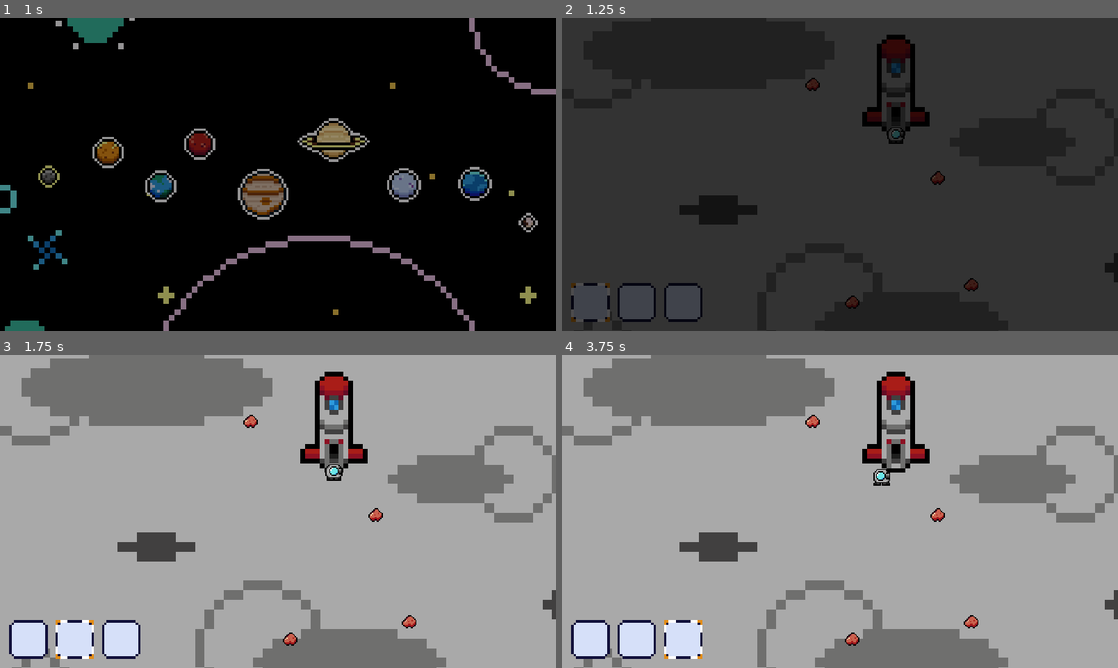
Above: before the commit, frames 1-4 (two rows, left to right).
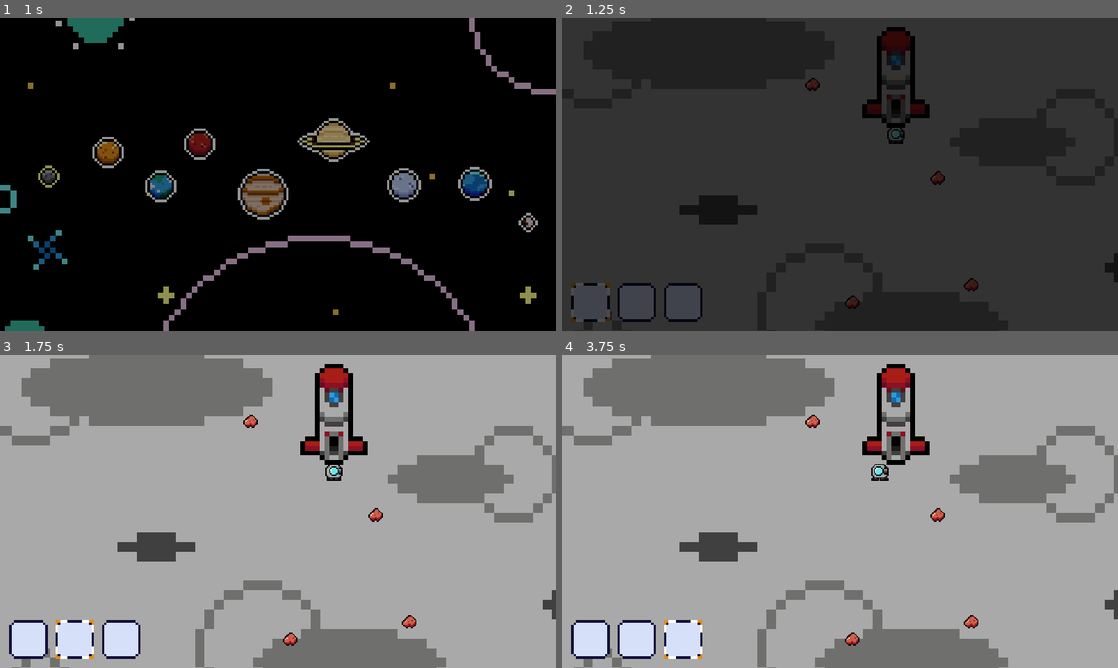
Above: after the commit, the same moments.

Repository: nntnta/Planetary-Rendezvous
Game: Godot game, scene res://main_scene/planet_select.tscn
The game is run twice, just before and just after one commit, with the same random seed, the same clock (stepped at 60 frames per second) and the same inputs.
Inputs (mouse positions are in pixels of both pictures, inside the frame that each line leads up to):
- Up to frame 1 (1 s): click (50, 177) at 0.5 s
- Up to frame 2 (1.25 s): no input
- Up to frame 3 (1.75 s): move the mouse to (400, 495) at 1.27 s; hold 1 (1) from 1.28 s (still down); tap 2 (2) at 1.55 s
- Up to frame 4 (3.75 s): tap Enter at 2, 3.5 s; move the mouse to (728, 527) at 2.02 s; release 1 (1) at 2.03 s; tap 2 (2) at 2.1 s; tap 3 (3) at 2.3 s; tap Space at 2.75 s; move the mouse to (895, 442) at 2.77 s; hold 3 (3) 2.78-3.53 s; tap A (a) at 3.05, 3.6 s; move the mouse to (812, 574) at 3.52 s

Frame 1 is identical in both runs. In frame 2, 1.3% of the frame differs, in the area x 54-67%, y 2-38%; in frame 3, 1.8%; in frame 4, 2.0%, in the area x 54-67%, y 2-42%.

Commit message:
15

Diff:
--- a/loots/florals.tscn
+++ b/loots/florals.tscn
@@ -5,6 +5,36 @@
 
 [sub_resource type="CircleShape2D" id="CircleShape2D_31cuw"]
 radius = 17.1172
+
+[sub_resource type="Animation" id="Animation_adxbh"]
+resource_name = "gettingHit"
+length = 0.8
+tracks/0/type = "value"
+tracks/0/imported = false
+tracks/0/enabled = true
+tracks/0/path = NodePath("Sprite2D:scale")
+tracks/0/interp = 1
+tracks/0/loop_wrap = true
+tracks/0/keys = {
+"times": PackedFloat32Array(0.2, 0.6),
+"transitions": PackedFloat32Array(0.297302, 0.25),
+"update": 0,
+"values": [Vector2(0.25, 0.3), Vector2(0.5, 0.1)]
+}
+tracks/1/type = "method"
+tracks/1/imported = false
+tracks/1/enabled = true
+tracks/1/path = NodePath(".")
+tracks/1/interp = 1
+tracks/1/loop_wrap = true
+tracks/1/keys = {
+"times": PackedFloat32Array(0.8),
+"transitions": PackedFloat32Array(1),
+"values": [{
+"args": [],
+"method": &"queue_free"
+}]
+}
 
 [sub_resource type="Animation" id="Animation_umpx5"]
 resource_name = "idle"
@@ -64,36 +94,6 @@
 "values": [Vector2(0.25, 0.25)]
 }
 
-[sub_resource type="Animation" id="Animation_adxbh"]
-resource_name = "gettingHit"
-length = 0.8
-tracks/0/type = "value"
-tracks/0/imported = false
-tracks/0/enabled = true
-tracks/0/path = NodePath("Sprite2D:scale")
-tracks/0/interp = 1
-tracks/0/loop_wrap = true
-tracks/0/keys = {
-"times": PackedFloat32Array(0.2, 0.6),
-"transitions": PackedFloat32Array(0.297302, 0.25),
-"update": 0,
-"values": [Vector2(0.25, 0.3), Vector2(0.5, 0.1)]
-}
-tracks/1/type = "method"
-tracks/1/imported = false
-tracks/1/enabled = true
-tracks/1/path = NodePath(".")
-tracks/1/interp = 1
-tracks/1/loop_wrap = true
-tracks/1/keys = {
-"times": PackedFloat32Array(0.8),
-"transitions": PackedFloat32Array(1),
-"values": [{
-"args": [],
-"method": &"queue_free"
-}]
-}
-
 [sub_resource type="AnimationLibrary" id="AnimationLibrary_3kg56"]
 _data = {
 "gettingHit": SubResource("Animation_adxbh"),
--- a/planets/earth/earth.tscn
+++ b/planets/earth/earth.tscn
@@ -38,6 +38,7 @@
 position = Vector2(346, 294)
 
 [node name="takeoff" type="Area2D" parent="spawn_player" groups=["takeoff"]]
+position = Vector2(0, -16)
 
 [node name="CollisionShape2D" type="CollisionShape2D" parent="spawn_player/takeoff"]
 position = Vector2(0, -32)
@@ -59,6 +60,7 @@
 region_rect = Rect2(0, 440, 640, 200)
 
 [node name="StaticBody2D" type="StaticBody2D" parent="spawn_player"]
+position = Vector2(0, -16)
 
 [node name="CollisionShape2D" type="CollisionShape2D" parent="spawn_player/StaticBody2D"]
 position = Vector2(0, -49)
--- a/planets/jupiter/jupiter.tscn
+++ b/planets/jupiter/jupiter.tscn
@@ -28,6 +28,7 @@
 position = Vector2(830, 468)
 
 [node name="takeoff" type="Area2D" parent="spawn_player" groups=["takeoff"]]
+position = Vector2(0, -16)
 
 [node name="CollisionShape2D" type="CollisionShape2D" parent="spawn_player/takeoff"]
 position = Vector2(0, -32)
@@ -49,6 +50,7 @@
 region_rect = Rect2(0, 440, 640, 200)
 
 [node name="StaticBody2D" type="StaticBody2D" parent="spawn_player"]
+position = Vector2(0, -16)
 
 [node name="CollisionShape2D" type="CollisionShape2D" parent="spawn_player/StaticBody2D"]
 position = Vector2(0, -49)
--- a/planets/mars/mars.tscn
+++ b/planets/mars/mars.tscn
@@ -31,6 +31,7 @@
 position = Vector2(624, 412)
 
 [node name="takeoff" type="Area2D" parent="spawn_player" groups=["takeoff"]]
+position = Vector2(0, -16)
 
 [node name="CollisionShape2D" type="CollisionShape2D" parent="spawn_player/takeoff"]
 position = Vector2(0, -32)
@@ -52,6 +53,7 @@
 region_rect = Rect2(0, 440, 640, 200)
 
 [node name="StaticBody2D" type="StaticBody2D" parent="spawn_player"]
+position = Vector2(0, -16)
 
 [node name="CollisionShape2D" type="CollisionShape2D" parent="spawn_player/StaticBody2D"]
 position = Vector2(0, -49)
--- a/planets/mercury/mercury.tscn
+++ b/planets/mercury/mercury.tscn
@@ -30,6 +30,7 @@
 position = Vector2(692, 243)
 
 [node name="takeoff" type="Area2D" parent="spawn_player" groups=["takeoff"]]
+position = Vector2(0, -16)
 
 [node name="CollisionShape2D" type="CollisionShape2D" parent="spawn_player/takeoff"]
 position = Vector2(0, -32)
@@ -51,6 +52,7 @@
 region_rect = Rect2(0, 440, 640, 200)
 
 [node name="StaticBody2D" type="StaticBody2D" parent="spawn_player"]
+position = Vector2(0, -16)
 
 [node name="CollisionShape2D" type="CollisionShape2D" parent="spawn_player/StaticBody2D"]
 position = Vector2(0, -49)
--- a/planets/neptune/neptune.tscn
+++ b/planets/neptune/neptune.tscn
@@ -28,6 +28,7 @@
 position = Vector2(242, 284)
 
 [node name="takeoff" type="Area2D" parent="spawn_player" groups=["takeoff"]]
+position = Vector2(0, -16)
 
 [node name="CollisionShape2D" type="CollisionShape2D" parent="spawn_player/takeoff"]
 position = Vector2(0, -32)
@@ -49,6 +50,7 @@
 region_rect = Rect2(0, 440, 640, 200)
 
 [node name="StaticBody2D" type="StaticBody2D" parent="spawn_player"]
+position = Vector2(0, -16)
 
 [node name="CollisionShape2D" type="CollisionShape2D" parent="spawn_player/StaticBody2D"]
 position = Vector2(0, -49)
--- a/planets/pluto/pluto.tscn
+++ b/planets/pluto/pluto.tscn
@@ -28,6 +28,7 @@
 position = Vector2(546, 502)
 
 [node name="takeoff" type="Area2D" parent="spawn_player" groups=["takeoff"]]
+position = Vector2(0, -16)
 
 [node name="CollisionShape2D" type="CollisionShape2D" parent="spawn_player/takeoff"]
 position = Vector2(0, -32)
@@ -49,6 +50,7 @@
 region_rect = Rect2(0, 440, 640, 200)
 
 [node name="StaticBody2D" type="StaticBody2D" parent="spawn_player"]
+position = Vector2(0, -16)
 
 [node name="CollisionShape2D" type="CollisionShape2D" parent="spawn_player/StaticBody2D"]
 position = Vector2(0, -49)
--- a/planets/saturn/saturn.tscn
+++ b/planets/saturn/saturn.tscn
@@ -28,6 +28,7 @@
 position = Vector2(268, 386)
 
 [node name="takeoff" type="Area2D" parent="spawn_player" groups=["takeoff"]]
+position = Vector2(0, -16)
 
 [node name="CollisionShape2D" type="CollisionShape2D" parent="spawn_player/takeoff"]
 position = Vector2(0, -32)
@@ -49,6 +50,7 @@
 region_rect = Rect2(0, 440, 640, 200)
 
 [node name="StaticBody2D" type="StaticBody2D" parent="spawn_player"]
+position = Vector2(0, -16)
 
 [node name="CollisionShape2D" type="CollisionShape2D" parent="spawn_player/StaticBody2D"]
 position = Vector2(0, -49)
--- a/planets/uranus/uranus.tscn
+++ b/planets/uranus/uranus.tscn
@@ -28,6 +28,7 @@
 position = Vector2(583, 495)
 
 [node name="takeoff" type="Area2D" parent="spawn_player" groups=["takeoff"]]
+position = Vector2(0, -16)
 
 [node name="CollisionShape2D" type="CollisionShape2D" parent="spawn_player/takeoff"]
 position = Vector2(0, -32)
@@ -49,6 +50,7 @@
 region_rect = Rect2(0, 440, 640, 200)
 
 [node name="StaticBody2D" type="StaticBody2D" parent="spawn_player"]
+position = Vector2(0, -16)
 
 [node name="CollisionShape2D" type="CollisionShape2D" parent="spawn_player/StaticBody2D"]
 position = Vector2(0, -49)
--- a/planets/venus/venus.tscn
+++ b/planets/venus/venus.tscn
@@ -33,6 +33,7 @@
 position = Vector2(626, 160)
 
 [node name="takeoff" type="Area2D" parent="spawn_player" groups=["takeoff"]]
+position = Vector2(0, -16)
 
 [node name="CollisionShape2D2" type="CollisionShape2D" parent="spawn_player/takeoff"]
 position = Vector2(0, -32)
@@ -54,6 +55,7 @@
 region_rect = Rect2(0, 440, 640, 200)
 
 [node name="StaticBody2D" type="StaticBody2D" parent="spawn_player"]
+position = Vector2(0, -16)
 
 [node name="CollisionShape2D" type="CollisionShape2D" parent="spawn_player/StaticBody2D"]
 position = Vector2(0, -49)
--- /dev/null
+++ b/player/inventory/inventory.tscn
@@ -0,0 +1,91 @@
+[gd_scene load_steps=3 format=3 uid="uid://ctbslfewtlkwv"]
+
+[ext_resource type="PackedScene" uid="uid://dg8ka074mhrlc" path="res://player/inventory/slot.tscn" id="1_eos7a"]
+[ext_resource type="PackedScene" uid="uid://b074yf6ad0w1i" path="res://player/inventory/passive_slot.tscn" id="2_v658d"]
+
+[node name="inventory" type="Node2D"]
+
+[node name="UI" type="Control" parent="."]
+layout_mode = 3
+anchors_preset = 0
+offset_right = 40.0
+offset_bottom = 40.0
+
+[node name="inv" type="GridContainer" parent="UI"]
+layout_mode = 0
+offset_right = 234.0
+offset_bottom = 176.0
+columns = 5
+
+[node name="slot" parent="UI/inv" instance=ExtResource("1_eos7a")]
+layout_mode = 2
+
+[node name="slot2" parent="UI/inv" instance=ExtResource("1_eos7a")]
+layout_mode = 2
+
+[node name="slot3" parent="UI/inv" instance=ExtResource("1_eos7a")]
+layout_mode = 2
+
+[node name="slot4" parent="UI/inv" instance=ExtResource("1_eos7a")]
+layout_mode = 2
+
+[node name="slot5" parent="UI/inv" instance=ExtResource("1_eos7a")]
+layout_mode = 2
+
+[node name="slot6" parent="UI/inv" instance=ExtResource("1_eos7a")]
+layout_mode = 2
+
+[node name="slot7" parent="UI/inv" instance=ExtResource("1_eos7a")]
+layout_mode = 2
+
+[node name="slot8" parent="UI/inv" instance=ExtResource("1_eos7a")]
+layout_mode = 2
+
+[node name="slot9" parent="UI/inv" instance=ExtResource("1_eos7a")]
+layout_mode = 2
+
+[node name="slot10" parent="UI/inv" instance=ExtResource("1_eos7a")]
+layout_mode = 2
+
+[node name="slot11" parent="UI/inv" instance=ExtResource("1_eos7a")]
+layout_mode = 2
+
+[node name="slot12" parent="UI/inv" instance=ExtResource("1_eos7a")]
+layout_mode = 2
+
+[node name="slot13" parent="UI/inv" instance=ExtResource("1_eos7a")]
+layout_mode = 2
+
+[node name="slot14" parent="UI/inv" instance=ExtResource("1_eos7a")]
+layout_mode = 2
+
+[node name="slot15" parent="UI/inv" instance=ExtResource("1_eos7a")]
+layout_mode = 2
+
+[node name="player" type="Control" parent="UI"]
+anchors_preset = 0
+offset_right = 40.0
+offset_bottom = 40.0
+
+[node name="passiveSlot" parent="UI/player" instance=ExtResource("2_v658d")]
+layout_mode = 0
+offset_left = 320.0
+offset_right = 360.0
+offset_bottom = 40.0
+slot_type = 1
+
+[node name="passiveSlot2" parent="UI/player" instance=ExtResource("2_v658d")]
+layout_mode = 0
+offset_left = 320.0
+offset_top = 44.0
+offset_right = 360.0
+offset_bottom = 84.0
+slot_type = 2
+
+[node name="passiveSlot3" parent="UI/player" instance=ExtResource("2_v658d")]
+layout_mode = 0
+offset_left = 320.0
+offset_top = 88.0
+offset_right = 360.0
+offset_bottom = 128.0
+slot_type = 3
--- /dev/null
+++ b/player/inventory/passive_slot.gd
@@ -0,0 +1,5 @@
+extends Slot
+class_name  PassiveSlot
+
+func _can_drop_data(_pos, data):
+	return data is TextureRect and data.slot_type == slot_type
--- /dev/null
+++ b/player/inventory/passive_slot.tscn
@@ -0,0 +1,7 @@
+[gd_scene load_steps=3 format=3 uid="uid://b074yf6ad0w1i"]
+
+[ext_resource type="PackedScene" uid="uid://dg8ka074mhrlc" path="res://player/inventory/slot.tscn" id="1_yb1cx"]
+[ext_resource type="Script" path="res://player/inventory/passive_slot.gd" id="2_64e5i"]
+
+[node name="passiveSlot" instance=ExtResource("1_yb1cx")]
+script = ExtResource("2_64e5i")
--- /dev/null
+++ b/player/inventory/slot.gd
@@ -0,0 +1,29 @@
+extends PanelContainer
+class_name Slot
+
+@onready var texture_rect = $slot_texture
+
+@export_enum("NONE:0","ARMOR:1","LENS:2","BOOTS:3","ACTIVE:4") var slot_type: int
+
+func _get_drag_data(at_position):
+	set_drag_preview(get_preview())
+	return texture_rect
+
+func _can_drop_data(_pos, data):
+	return data is TextureRect
+
+func _drop_data(_pos, data):
+	var temp = texture_rect.property
+	texture_rect.property = data.property
+	data.property = temp
+
+func get_preview():
+	var preview_texture = TextureRect.new()
+
+	preview_texture.texture = texture_rect.texture
+	preview_texture.expand_mode = 1
+	preview_texture.size = Vector2(30,30)
+
+	var preview = Control.new()
+	preview.add_child(preview_texture)
+	return preview
--- /dev/null
+++ b/player/inventory/slot.tscn
@@ -0,0 +1,17 @@
+[gd_scene load_steps=3 format=3 uid="uid://dg8ka074mhrlc"]
+
+[ext_resource type="Script" path="res://player/inventory/slot.gd" id="1_holgv"]
+[ext_resource type="Script" path="res://player/inventory/slotStat.gd" id="2_8ngjj"]
+
+[node name="slot" type="PanelContainer"]
+script = ExtResource("1_holgv")
+
+[node name="slot_texture" type="TextureRect" parent="."]
+custom_minimum_size = Vector2(40, 40)
+layout_mode = 2
+expand_mode = 1
+script = ExtResource("2_8ngjj")
+
+[node name="debug" type="Label" parent="."]
+unique_name_in_owner = true
+layout_mode = 2
--- /dev/null
+++ b/player/inventory/slotStat.gd
@@ -0,0 +1,17 @@
+extends TextureRect
+
+@export var slot_type: int = 0
+
+@export var ATK = 0:
+	set(value):
+		ATK = value
+		%debug.text = str(ATK)
+
+@onready var property: Dictionary = {"TEXTURE": texture,
+									"ATK": ATK,
+									"SLOT_TYPE": slot_type}:
+	set(value):
+		property = value
+		texture = property["TEXTURE"]
+		ATK = property["ATK"]
+		slot_type = property["SLOT_TYPE"]
